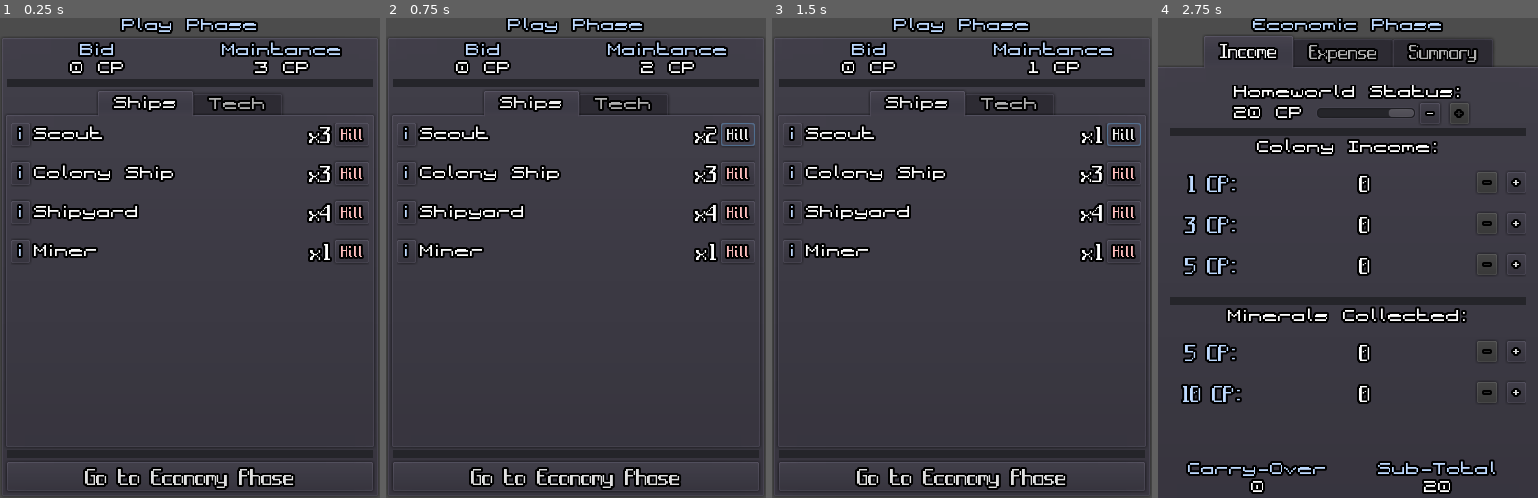
Above: before the commit, frames 1-4 (left to right).
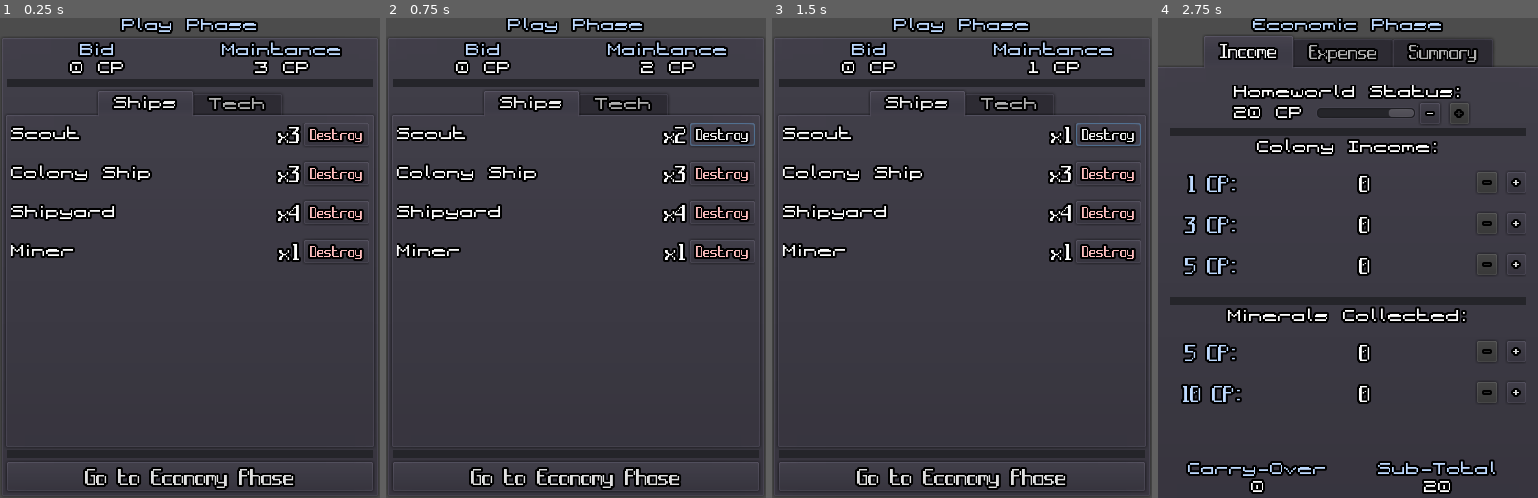
Above: after the commit, the same moments.

Repository: GalaxyCr8r/SpaceEmpires4xHelper
Game: Godot game, scene res://PlayPhase/PlayPhase.tscn
The game is run twice, just before and just after one commit, with the same random seed, the same clock (stepped at 60 frames per second) and the same inputs.
Inputs (mouse positions are in pixels of both pictures, inside the frame that each line leads up to):
- Up to frame 1 (0.25 s): no input
- Up to frame 2 (0.75 s): click (724, 133) at 0.5 s, where only the run after the commit has a clickable "Destroy"
- Up to frame 3 (1.5 s): click (1125, 133) at 1.25 s, where only the run before the commit has a clickable "Kill"
- Up to frame 4 (2.75 s): click "Go to Economy Phase" at 2 s

The runs differ from the first frame. In frame 1, 4.6% of the frame differs, in the area x 2-96%, y 21-51%; in frame 2, 4.7%; in frame 3, 4.6%; in frame 4, nothing differs.
Error after the commit: Trying to assign value of type 'CheckBox' to a variable of type 'UpDownButton.gd'. (res://EconPhase/Expense/ResearchListItem.gd:14)

Commit message:
Minimum Viable Programgit diff --staged! See bug #3 though

Diff:
--- a/EconPhase/Expense/BuildShipListItem.gd
+++ b/EconPhase/Expense/BuildShipListItem.gd
@@ -2,7 +2,6 @@
 
 ## Provided Signals
 signal info_pressed(shipType)
-signal amount_changed(new_amount)
 
 ## Exported vars
 #export var value : int = 0 setget set_value, get_value
@@ -20,7 +19,8 @@
 
 ## Methods
 func _ready():
-	Global.connect("newTech_changed", self, "_updateTechReady")
+	#Global.connect("newTech_changed", self, "_updateTechReady")
+	Global.connect("currentIncome_changed", self, "_updateColours")
 	Global.connect("currentExpenses_changed", self, "_updateColours")
 
 func setItem(type):
--- a/EconPhase/Expense/BuildShipListItem.tscn
+++ b/EconPhase/Expense/BuildShipListItem.tscn
@@ -56,17 +56,9 @@
 text = "+1"
 valign = 1
 
-[node name="UpDownButton" parent="HBoxContainer" instance=ExtResource( 4 )]
-anchor_right = 0.0
+[node name="Cost" type="Label" parent="HBoxContainer"]
 margin_left = 285.0
-margin_right = 334.0
-margin_bottom = 23.0
-size_flags_vertical = 1
-max_value = 16
-
-[node name="Cost" type="Label" parent="HBoxContainer"]
-margin_left = 338.0
-margin_right = 380.0
+margin_right = 327.0
 margin_bottom = 23.0
 rect_min_size = Vector2( 42, 0 )
 size_flags_vertical = 5
@@ -75,4 +67,12 @@
 align = 2
 valign = 1
 
+[node name="UpDownButton" parent="HBoxContainer" instance=ExtResource( 4 )]
+anchor_right = 0.0
+margin_left = 331.0
+margin_right = 380.0
+margin_bottom = 23.0
+size_flags_vertical = 1
+max_value = 16
+
 [connection signal="value_changed" from="HBoxContainer/UpDownButton" to="." method="_on_UpDownButton_value_changed"]
--- a/EconPhase/Expense/BuildTab.gd
+++ b/EconPhase/Expense/BuildTab.gd
@@ -1,7 +1,6 @@
 extends Tabs
 
 ## Provided Signals
-signal value_changed(new_value)
 
 ## Exported vars
 export var listItem : PackedScene
@@ -11,24 +10,13 @@
 onready var buildCost : TitleAmount = $MarginContainer/VBoxContainer/CostAndMaint/BuildCost
 onready var incMaint : TitleAmount = $MarginContainer/VBoxContainer/CostAndMaint/IncMaint
 
-var cost : int = 0
-onready var __last_cost : int = cost
-
 func _ready():
 	for shipType in Global.ShipType.values():
 		var shipItem = listItem.instance()
 		shipList.add_child(shipItem)
 		shipItem.setItem(shipType)
-	pass
 	Global.connect("newShips_changed", self, "_update")
-	#Global.connect("currentIncome_changed", self, "_updateMax")
 
 func _update():
 	incMaint.value = Global.getNewMaintance()
 	buildCost.value = Global.getCostOfNewShips()
-
-#func _on_ScrollBarRow_value_changed(new_value):
-#	cost = new_value
-#	if __last_cost != cost:
-#		__last_cost = cost
-#		emit_signal("value_changed", cost)
--- a/EconPhase/Expense/ExpenseContents.gd
+++ b/EconPhase/Expense/ExpenseContents.gd
@@ -44,11 +44,3 @@
 	turnOrderBid = new_value
 	Global.turnOrderBid = turnOrderBid
 	call_deferred("_updateAll")
-
-func _on_Research_value_changed(new_value):
-	resCost.value = new_value
-	call_deferred("_updateAll")
-
-func _on_Build_value_changed(new_value):
-	buildCost.value = new_value
-	call_deferred("_updateAll")
--- a/EconPhase/Expense/ExpenseContents.tscn
+++ b/EconPhase/Expense/ExpenseContents.tscn
@@ -120,5 +120,3 @@
 redNegative = true
 
 [connection signal="value_changed" from="VBoxContainer/TurnOrderBid/ScrollBarRow" to="." method="_on_TurnOrderBid_value_changed"]
-[connection signal="value_changed" from="VBoxContainer/TabContainer/Research" to="." method="_on_Research_value_changed"]
-[connection signal="value_changed" from="VBoxContainer/TabContainer/Build" to="." method="_on_Build_value_changed"]
--- /dev/null
+++ b/EconPhase/Expense/ResearchListItem.gd
@@ -0,0 +1,65 @@
+extends MarginContainer
+
+## Provided Signals
+signal info_pressed(shipType)
+
+## Exported vars
+#export var value : int = 0 setget set_value, get_value
+
+## Internal Vars
+onready var infoButton : Button = $HBoxContainer/InfoButton
+onready var typeLabel : Label = $HBoxContainer/Type
+onready var currentAmount : Label = $HBoxContainer/Amount/Current
+onready var newAmount : Label = $HBoxContainer/Amount/New
+onready var checkbox : UpDownButton = $HBoxContainer/CheckBox
+onready var costLabel : Label = $HBoxContainer/Cost
+
+var techType
+var level
+var upgrading : bool = false
+var disabled : bool = false
+
+## Methods
+func _ready():
+	#Global.connect("newTech_changed", self, "_updateTechReady")
+	Global.connect("currentIncome_changed", self, "_update")
+	Global.connect("currentExpenses_changed", self, "_update")
+	pass
+
+func setItem(type):
+	techType = type
+	typeLabel.text = Global.getTechName(techType)
+	currentAmount.text = str(Global.researchedTech.get(techType, 0))
+	newAmount.visible = false
+	level = Global.researchedTech.get(techType, 0) + 1
+
+	disabled = Global.isTechMaxLevel(techType)
+	if disabled:
+		costLabel.text = "N/A" + " CP"
+		costLabel.add_color_override("font_color", Color(1,1,1,0.5))
+		checkbox.disabled = true
+	else:
+		costLabel.text = str(Global.getTechCost(techType, level)) + " CP"
+	_update()
+
+## Connected Signals
+func _update(any = 0):
+	if disabled:
+		return
+
+	checkbox.disabled = false
+	costLabel.add_color_override("font_color", Color(1,1,1))
+	if Global.getRemainingCp() < Global.getTechCost(techType, level):
+		costLabel.add_color_override("font_color", Color(1,0,0))
+		if !upgrading:
+			checkbox.disabled = true
+
+	newAmount.visible = false
+	if upgrading:
+		newAmount.visible = true
+
+func _on_CheckBox_toggled(button_pressed):
+	upgrading = button_pressed
+	var new_level = level if button_pressed else Global.researchedTech.get(techType, 0)
+	Global.setNewTechLevel(techType, new_level)
+	_update()
--- a/EconPhase/Expense/ResearchListItem.tscn
+++ b/EconPhase/Expense/ResearchListItem.tscn
@@ -1,13 +1,15 @@
-[gd_scene load_steps=4 format=2]
+[gd_scene load_steps=5 format=2]
 
-[ext_resource path="res://Fonts/IndepModernSmol.tres" type="DynamicFont" id=1]
-[ext_resource path="res://Fonts/Terminus.tres" type="DynamicFont" id=2]
-[ext_resource path="res://Fonts/IndepModern.tres" type="DynamicFont" id=3]
+[ext_resource path="res://EconPhase/Expense/ResearchListItem.gd" type="Script" id=1]
+[ext_resource path="res://Fonts/IndepModernSmol.tres" type="DynamicFont" id=2]
+[ext_resource path="res://Fonts/Terminus.tres" type="DynamicFont" id=3]
+[ext_resource path="res://Fonts/IndepModern.tres" type="DynamicFont" id=4]
 
 [node name="ResearchListItem" type="MarginContainer"]
 anchor_right = 1.0
 margin_bottom = 20.0
 size_flags_horizontal = 3
+script = ExtResource( 1 )
 
 [node name="HBoxContainer" type="HBoxContainer" parent="."]
 margin_right = 380.0
@@ -49,25 +51,27 @@
 margin_right = 34.0
 margin_bottom = 24.0
 size_flags_vertical = 5
-custom_fonts/font = ExtResource( 3 )
+custom_fonts/font = ExtResource( 4 )
 custom_colors/font_color = Color( 0.759038, 1, 0.745098, 1 )
 text = "+1"
 valign = 1
 
-[node name="CheckBox" type="CheckBox" parent="HBoxContainer"]
+[node name="Cost" type="Label" parent="HBoxContainer"]
 margin_left = 254.0
-margin_right = 334.0
-margin_bottom = 24.0
-custom_fonts/font = ExtResource( 1 )
-text = "Upgrade"
-
-[node name="Cost" type="Label" parent="HBoxContainer"]
-margin_left = 338.0
-margin_right = 380.0
+margin_right = 296.0
 margin_bottom = 24.0
 rect_min_size = Vector2( 42, 0 )
 size_flags_vertical = 5
-custom_fonts/font = ExtResource( 1 )
+custom_fonts/font = ExtResource( 2 )
 text = "35 CP"
 align = 2
 valign = 1
+
+[node name="CheckBox" type="CheckBox" parent="HBoxContainer"]
+margin_left = 300.0
+margin_right = 380.0
+margin_bottom = 24.0
+custom_fonts/font = ExtResource( 2 )
+text = "Upgrade"
+
+[connection signal="toggled" from="HBoxContainer/CheckBox" to="." method="_on_CheckBox_toggled"]
--- a/EconPhase/Expense/ResearchTab.gd
+++ b/EconPhase/Expense/ResearchTab.gd
@@ -1,22 +1,19 @@
 extends Tabs
 
 ## Provided Signals
-signal value_changed(new_value)
 
 ## Exported vars
-export var cost : int = 0
+export var listItem : PackedScene
 
 ## Internal Vars
-onready var __last_cost : int = cost
+onready var techList : VBoxContainer = $MarginContainer/VBoxContainer/ScrollContainer/TechList
 
 func _ready():
-	Global.connect("currentIncome_changed", self, "_updateMax")
+	for techType in Global.Tech.values():
+		var item = listItem.instance()
+		techList.add_child(item)
+		item.setItem(techType)
+	Global.connect("newTech_changed", self, "_update")
 
-func _updateMax(currentIncome):
-	$MarginContainer/CenterContainer/VBoxContainer/ScrollBarRow.set_max_value(currentIncome)
-
-func _on_ScrollBarRow_value_changed(new_value):
-	cost = new_value
-	if __last_cost != cost:
-		__last_cost = cost
-		emit_signal("value_changed", cost)
+func _update():
+	pass # TODO Update total research cost.
--- a/EconPhase/Expense/ResearchTab.tscn
+++ b/EconPhase/Expense/ResearchTab.tscn
@@ -1,8 +1,8 @@
 [gd_scene load_steps=4 format=2]
 
 [ext_resource path="res://EconPhase/Expense/ResearchTab.gd" type="Script" id=1]
-[ext_resource path="res://Fonts/Terminus.tres" type="DynamicFont" id=2]
-[ext_resource path="res://Utility/ScrollBarRow.tscn" type="PackedScene" id=3]
+[ext_resource path="res://EconPhase/Expense/ResearchListItem.tscn" type="PackedScene" id=2]
+[ext_resource path="res://Utility/TitleAmount.tscn" type="PackedScene" id=3]
 
 [node name="Research" type="Tabs"]
 anchor_right = 1.0
@@ -12,6 +12,7 @@
 margin_right = -4.0
 margin_bottom = -4.0
 script = ExtResource( 1 )
+listItem = ExtResource( 2 )
 
 [node name="MarginContainer" type="MarginContainer" parent="."]
 anchor_right = 1.0
@@ -20,24 +21,27 @@
 margin_top = 10.0
 margin_right = -8.0
 
-[node name="CenterContainer" type="CenterContainer" parent="MarginContainer"]
-margin_right = 296.0
+[node name="VBoxContainer" type="VBoxContainer" parent="MarginContainer"]
+margin_right = 356.0
 margin_bottom = 434.0
 
-[node name="VBoxContainer" type="VBoxContainer" parent="MarginContainer/CenterContainer"]
-margin_left = 50.0
-margin_top = 198.0
-margin_right = 245.0
-margin_bottom = 236.0
+[node name="ScrollContainer" type="ScrollContainer" parent="MarginContainer/VBoxContainer"]
+margin_right = 356.0
+margin_bottom = 398.0
+size_flags_horizontal = 3
+size_flags_vertical = 3
 
-[node name="Label" type="Label" parent="MarginContainer/CenterContainer/VBoxContainer"]
-margin_right = 195.0
-margin_bottom = 14.0
-custom_fonts/font = ExtResource( 2 )
-text = "Research"
-align = 1
+[node name="TechList" type="VBoxContainer" parent="MarginContainer/VBoxContainer/ScrollContainer"]
+margin_right = 356.0
+margin_bottom = 398.0
+size_flags_horizontal = 3
+size_flags_vertical = 3
 
-[node name="ScrollBarRow" parent="MarginContainer/CenterContainer/VBoxContainer" instance=ExtResource( 3 )]
-margin_right = 195.0
-
-[connection signal="value_changed" from="MarginContainer/CenterContainer/VBoxContainer/ScrollBarRow" to="." method="_on_ScrollBarRow_value_changed"]
+[node name="TitleAmount" parent="MarginContainer/VBoxContainer" instance=ExtResource( 3 )]
+anchor_right = 0.0
+anchor_bottom = 0.0
+margin_top = 402.0
+margin_right = 356.0
+margin_bottom = 434.0
+title = "Research Cost"
+postfix = " CP"
--- a/Global.gd
+++ b/Global.gd
@@ -12,7 +12,7 @@
 #export var STARTING_SCOUTS := 3
 
 ## Internal Vars
-enum ShipType {SC, DD, CA, BC, BB, DN, CO, BS, MR, SY, DC}
+enum ShipType {CO, BS, MR, SY, DC, SC, DD, CA, BC, BB, DN}
 enum Tech {
 	ShipSize,
 	Attack,
@@ -63,32 +63,15 @@
 		existingShips[shpTyp] = existingShips.get(shpTyp, 0) + newShips[shpTyp]
 	# Add upgraded tech
 	for techTyp in newTech:
-		researchedTech[techTyp] = researchedTech.get(techTyp, 0) + newTech[techTyp]
+		var new_level = newTech[techTyp]
+		if new_level > 0:
+			researchedTech[techTyp] = new_level
 	lastTurnCarryOver = getRemainingCp()
 
 func goToEconPhase():
 	resetEconPhase()
 
 ## Empire-wide
-func resetExistingShips():
-	existingShips = {ShipType.SC: 3, ShipType.CO: 3, ShipType.SY: 4, ShipType.MR: 1}
-	emit_signal("existingShips_changed")
-
-func removeAnExistingShip(shipType):
-	if existingShips[shipType] > 0:
-		existingShips[shipType] -= 1
-		emit_signal("existingShips_changed")
-
-func setNewShipAmount(shipType, amount):
-	if amount < 0:
-		return false
-	newShips[shipType] = amount
-	emit_signal("newShips_changed")
-	updateExpenses()
-
-func resetTech():
-	researchedTech = {Tech.ShipSize: 1, Tech.Move: 1, Tech.ShipYard: 1}
-
 func getExistingMaintance() -> int:
 	var maint := 0
 	for shpTyp in existingShips:
@@ -134,12 +117,26 @@
 	currentExpenses += turnOrderBid
 	emit_signal("currentExpenses_changed", currentExpenses)
 
-## Spending
+#########################################
+### TECHNOLOGY
+
+func resetTech():
+	researchedTech = {Tech.ShipSize: 1, Tech.Move: 1, Tech.ShipYard: 1}
+
+func setNewTechLevel(techType, level):
+	if level < 0 or level > getTechMaxLevel(techType):
+		return false
+	newTech[techType] = level
+	emit_signal("newTech_changed")
+	updateExpenses()
+
 func getCostOfNewTech() -> int:
 	var cost := 0
 	for techTyp in newTech:
-		print("New tech type found: ", techTyp, " level: ", newTech[techTyp])
-		cost += getTechCost(techTyp, newTech[techTyp])
+		var new_level = newTech[techTyp]
+		if researchedTech.get(techTyp, 0) < new_level:
+			print("New tech type found: ", techTyp, " level: ", new_level)
+			cost += getTechCost(techTyp, new_level)
 	return cost
 
 func getTechCost(techType, level) -> int:
@@ -209,7 +206,7 @@
 		Tech.Move:
 			return 7
 		Tech.Terraform, Tech.Exploration:
-			return 0
+			return 1
 		_:
 			print("WARNING! Tech type >", techType, "< doesn't exist!")
 			return 0
@@ -218,6 +215,27 @@
 	return researchedTech.get(techType, 0) if \
 		researchedTech.get(techType, 0) >= newTech.get(techType, 0) else \
 		newTech.get(techType, 0)
+
+func isTechMaxLevel(techType) -> bool:
+	return researchedTech.get(techType, 0) == getTechMaxLevel(techType)
+
+#########################################
+### SHIPS
+func resetExistingShips():
+	existingShips = {ShipType.SC: 3, ShipType.CO: 3, ShipType.SY: 4, ShipType.MR: 1}
+	emit_signal("existingShips_changed")
+
+func removeAnExistingShip(shipType):
+	if existingShips[shipType] > 0:
+		existingShips[shipType] -= 1
+		emit_signal("existingShips_changed")
+
+func setNewShipAmount(shipType, amount):
+	if amount < 0:
+		return false
+	newShips[shipType] = amount
+	emit_signal("newShips_changed")
+	updateExpenses()
 
 func getCostOfNewShips() -> int:
 	var cost := 0
--- a/PlayPhase/ShipListItem.tscn
+++ b/PlayPhase/ShipListItem.tscn
@@ -14,6 +14,7 @@
 script = ExtResource( 1 )
 
 [node name="InfoButton" type="Button" parent="."]
+visible = false
 margin_right = 19.0
 margin_bottom = 23.0
 custom_fonts/font = ExtResource( 2 )
@@ -21,8 +22,7 @@
 text = "i"
 
 [node name="Name" type="Label" parent="."]
-margin_left = 23.0
-margin_right = 298.0
+margin_right = 267.0
 margin_bottom = 23.0
 size_flags_horizontal = 3
 size_flags_vertical = 5
@@ -31,8 +31,8 @@
 valign = 1
 
 [node name="Amount" type="Label" parent="."]
-margin_left = 302.0
-margin_right = 334.0
+margin_left = 271.0
+margin_right = 303.0
 margin_bottom = 23.0
 size_flags_vertical = 7
 custom_fonts/font = ExtResource( 3 )
@@ -41,12 +41,12 @@
 valign = 1
 
 [node name="KillButton" type="Button" parent="."]
-margin_left = 338.0
+margin_left = 307.0
 margin_right = 372.0
 margin_bottom = 23.0
 custom_fonts/font = ExtResource( 4 )
 custom_colors/font_color = Color( 1, 0.745098, 0.745098, 1 )
-text = "Kill"
+text = "Destroy"
 
 [connection signal="pressed" from="InfoButton" to="." method="_on_InfoButton_pressed"]
 [connection signal="pressed" from="KillButton" to="." method="_on_KillButton_pressed"]
--- a/PlayPhase/TechListItem.gd
+++ b/PlayPhase/TechListItem.gd
@@ -17,7 +17,7 @@
 func set(new_techType, amount):
 	techType = new_techType
 	nameLabel.text = Global.getTechName(techType)
-	levelLabel.text = str(amount)
+	levelLabel.text = "Level " + str(amount)
 
 ## Connected Signals
 func _on_InfoButton_pressed():
--- a/PlayPhase/TechListItem.tscn
+++ b/PlayPhase/TechListItem.tscn
@@ -1,7 +1,8 @@
-[gd_scene load_steps=3 format=2]
+[gd_scene load_steps=4 format=2]
 
 [ext_resource path="res://PlayPhase/TechListItem.gd" type="Script" id=1]
 [ext_resource path="res://Fonts/Terminus.tres" type="DynamicFont" id=2]
+[ext_resource path="res://Fonts/IndepModern.tres" type="DynamicFont" id=3]
 
 [node name="TechListItem" type="HBoxContainer"]
 anchor_right = 1.0
@@ -12,16 +13,16 @@
 script = ExtResource( 1 )
 
 [node name="InfoButton" type="Button" parent="."]
+visible = false
 margin_right = 19.0
-margin_bottom = 20.0
+margin_bottom = 23.0
 custom_fonts/font = ExtResource( 2 )
 custom_colors/font_color = Color( 0.745098, 0.854902, 1, 1 )
 text = "i"
 
 [node name="Name" type="Label" parent="."]
-margin_left = 23.0
-margin_right = 295.0
-margin_bottom = 20.0
+margin_right = 297.0
+margin_bottom = 23.0
 size_flags_horizontal = 3
 size_flags_vertical = 5
 custom_fonts/font = ExtResource( 2 )
@@ -29,12 +30,12 @@
 valign = 1
 
 [node name="Level" type="Label" parent="."]
-margin_left = 299.0
-margin_right = 312.0
-margin_bottom = 20.0
+margin_left = 301.0
+margin_right = 372.0
+margin_bottom = 23.0
 size_flags_vertical = 7
-custom_fonts/font = ExtResource( 2 )
-text = "1"
+custom_fonts/font = ExtResource( 3 )
+text = "Level 1"
 align = 2
 valign = 1
 
Not shown: 3 places in EconPhase/Expense/ResearchListItem.tscn that only renumber resources
